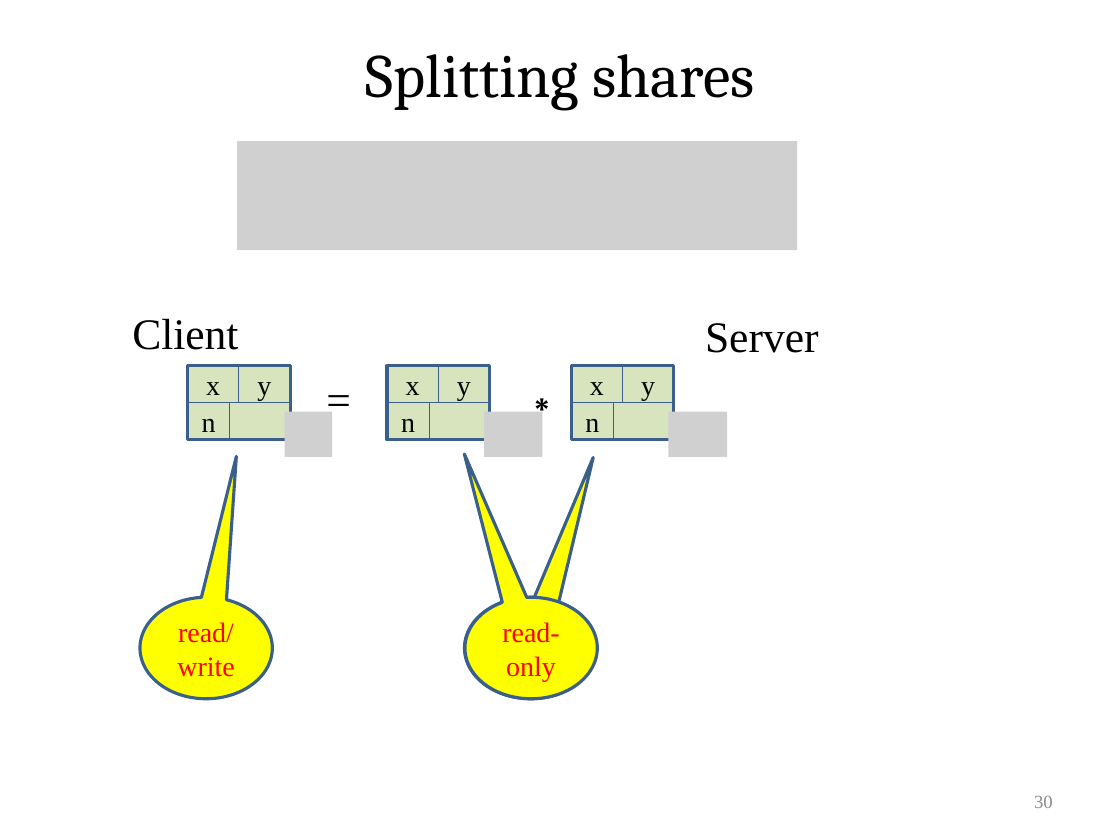
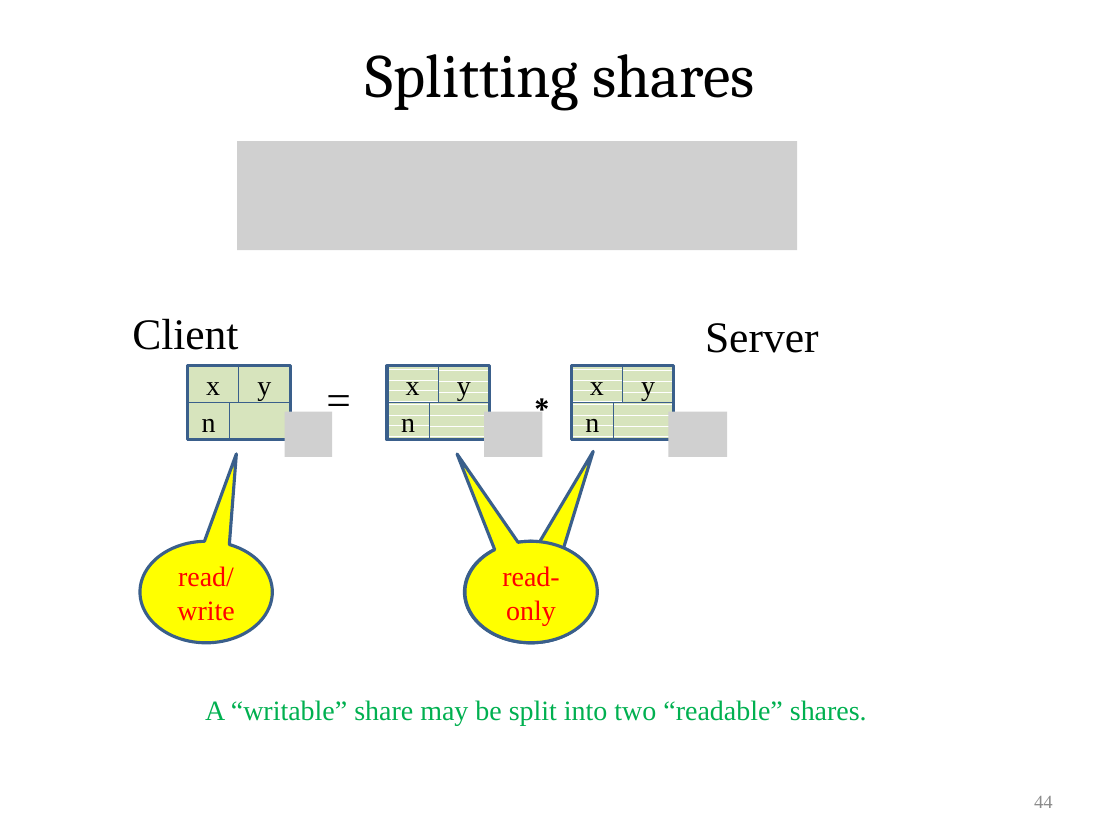
Before and after one commit to VeriNum/pardotprod, a slide deck: slide 44 of doc/Parallel Dot Product.pptx (slide 30 before the commit). Drawn at 1120x840 pixels with LibreOffice and Linux fonts; fonts in the diff are those of the drawing; grey boxes stand for pictures. Boxes give left, top, right and bottom in pixels: in the first picture for what was removed or moved away, otherwise in the second. Text is boxed around its words. In the diff, an @@ line names an element or a change of style, - is before the commit and + after.

```diff
--- a/doc/Parallel Dot Product.pptx
+++ b/doc/Parallel Dot Product.pptx
@@ fill #D7E4BD to pattern #D7E4BD on #FFFFFF in 8 elements at [388,365,439,402], [438,365,489,402], [388,402,430,439], [571,365,623,402], [623,365,674,402], [571,402,614,439], [429,402,489,439], [614,402,674,439] @@
@@ 3 speech bubbles: place and size @@
-3 speech bubbles at [140,597,597,699]
+3 speech bubbles at [140,541,597,643]
@@ proportions changed in 3 elements at [140,541,272,643], [465,541,597,643], [465,541,597,643] @@
@@ text added at [205,700,867,726], 18 pt, text #00B050 @@
+A “writable” share may be split into two “readable” shares.
@@ page number at [1034,796,1053,808]: text changed @@
-30
+44
```
Also in this commit, not shown: 24 other slides changed, 19 slides added, 2 slides removed, 1 other file.
